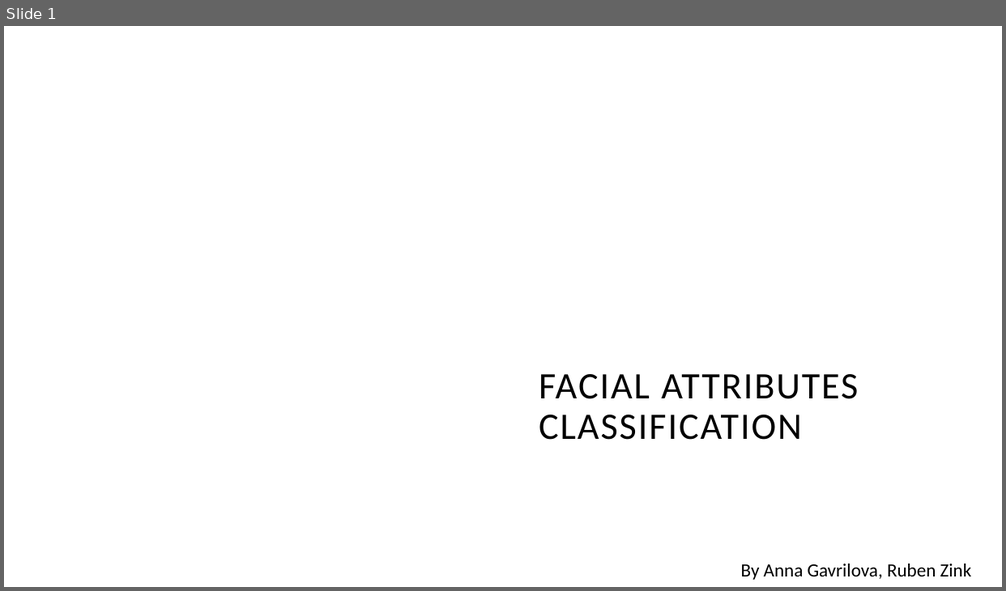
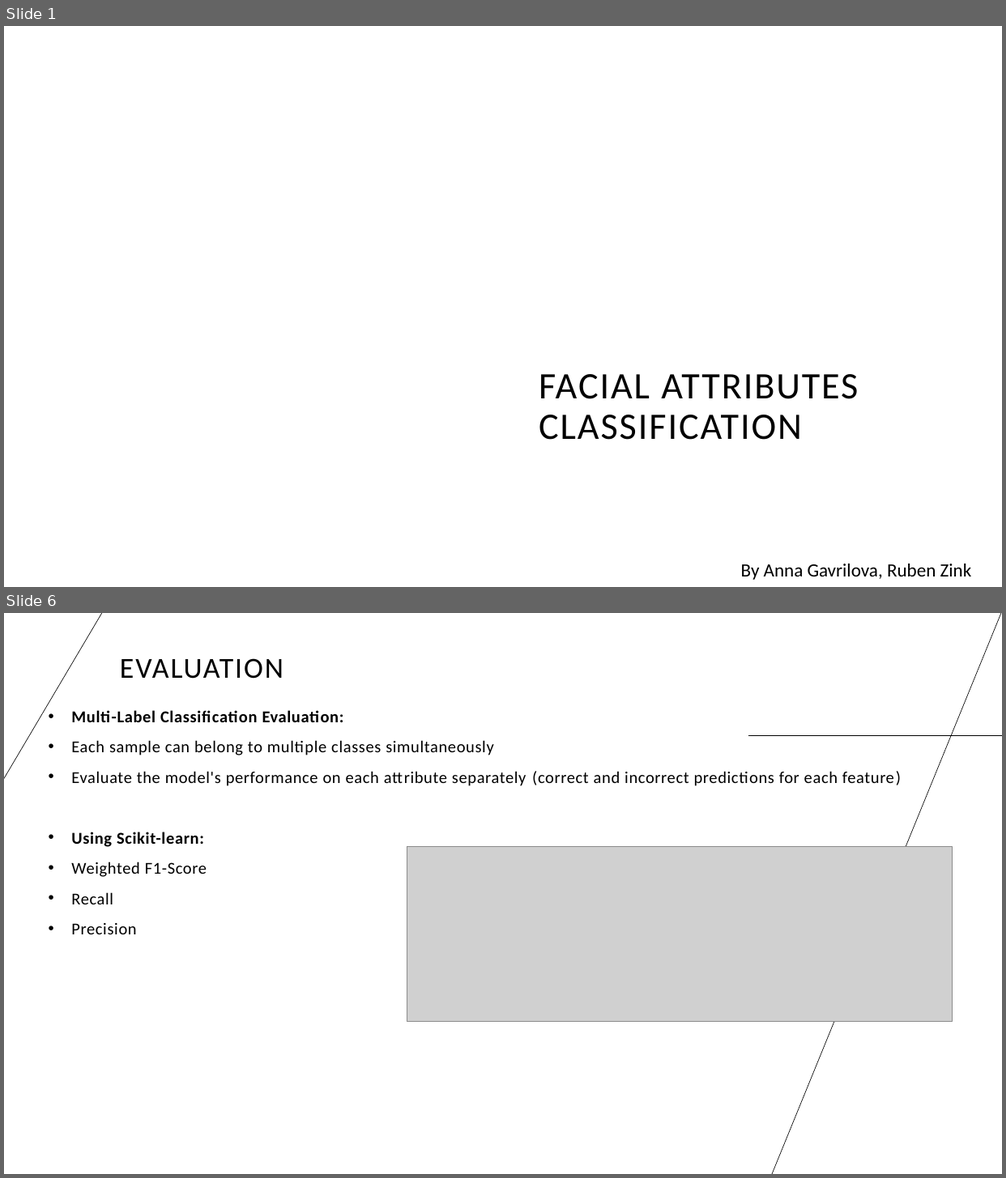
Before and after one commit to 176567/DeepLearningProject, a slide deck: FACIALATTRIBUTES-DL.pptx. Shown one above the other, each under a label of ours: slide 1 before the commit, slides 1 and 6 after it; the slides between them are not shown. The pictures are 1006x591 and 1006x1178 pixels, drawn with LibreOffice and Linux fonts; fonts in the diff are those of the drawing; grey boxes stand for pictures; background and template pictures are left out. Boxes give left, top, right and bottom in pixels: in the first picture for what was removed or moved away, otherwise in the second. Text is boxed around its words. In the diff, an @@ line names an element or a change of style, - is before the commit and + after.

```diff
--- a/FACIALATTRIBUTES-DL.pptx
+++ b/FACIALATTRIBUTES-DL.pptx
@@ slide 6 added at [4,613,1002,1174], background #FFFFFF @@
@@ line added from (4, 778) to (103, 613), #000000 0.5 pt @@
@@ line added from (1002, 613) to (772, 1174), #000000 0.5 pt @@
@@ title added at [120,658,283,679], 28 pt, text #000000 @@
+EVALUATION
@@ text added at [71,710,901,935], 16 pt, text #000000 @@
+• Multi-Label Classification Evaluation:
+• Each sample can belong to multiple classes simultaneously
+• Evaluate the model's performance on each attribute separately (correct and incorrect predictions for each feature)
+• Using Scikit-learn:
+• Weighted F1-Score
+• Recall
+• Precision
@@ line added from (749, 736) to (1002, 736), #000000 0.5 pt @@
@@ picture added at [407,846,953,1023] @@
```
Also in this commit, not shown: 1 slide changed, 5 other slides added, 1 slide removed.
